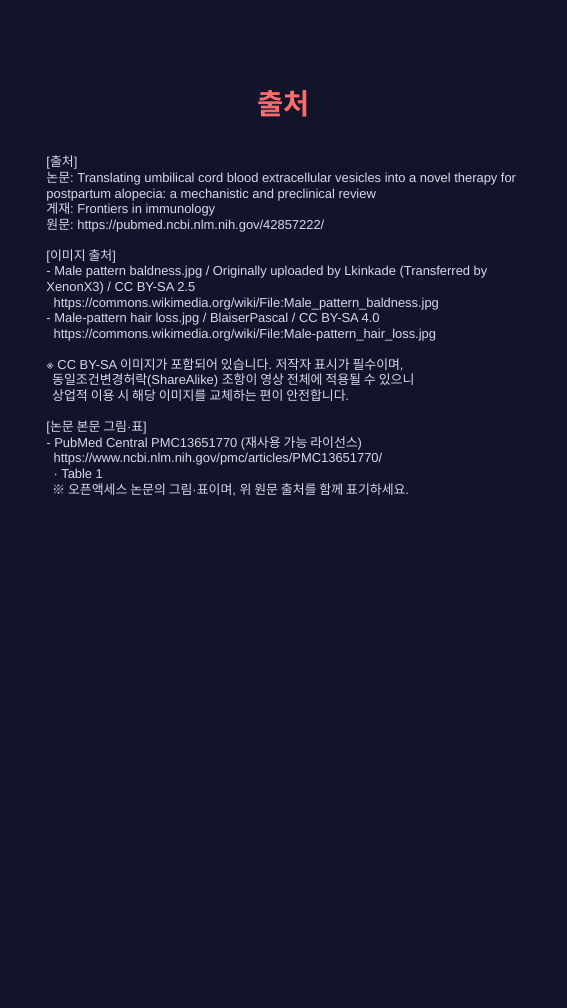
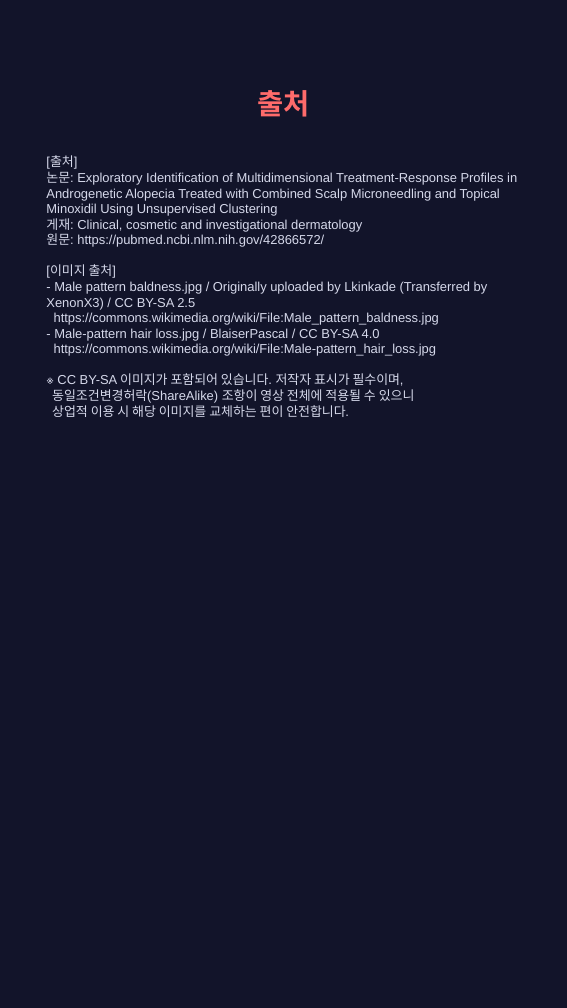
Before and after one commit to hyokang2010-BJ-ANTH/product-builder-test, a slide deck: slide 10 of pwa/data/latest/slides.pptx (slide 12 before the commit). Drawn at 567x1008 pixels with LibreOffice and Linux fonts; fonts in the diff are those of the drawing. Boxes give left, top, right and bottom in pixels: in the first picture for what was removed or moved away, otherwise in the second. Text is boxed around its words. In the diff, an @@ line names an element or a change of style, - is before the commit and + after.

```diff
--- a/pwa/data/latest/slides.pptx
+++ b/pwa/data/latest/slides.pptx
@@ text at [46,156,517,417]: text changed @@
-[출처]
-논문: Translating umbilical cord blood extracellular vesicles into a novel therapy for postpartum alopecia: a mechanistic and preclinical review
-게재: Frontiers in immunology
-원문: https://pubmed.ncbi.nlm.nih.gov/42857222/
-[이미지 출처]
-- Male pattern baldness.jpg / Originally uploaded by Lkinkade (Transferred by XenonX3) / CC BY-SA 2.5
-https://commons.wikimedia.org/wiki/File:Male_pattern_baldness.jpg
-- Male-pattern hair loss.jpg / BlaiserPascal / CC BY-SA 4.0
-https://commons.wikimedia.org/wiki/File:Male-pattern_hair_loss.jpg
-※ CC BY-SA 이미지가 포함되어 있습니다. 저작자 표시가 필수이며,
-동일조건변경허락(ShareAlike) 조항이 영상 전체에 적용될 수 있으니
-상업적 이용 시 해당 이미지를 교체하는 편이 안전합니다.
-[논문 본문 그림·표]
-- PubMed Central PMC13651770 (재사용 가능 라이선스)
-https://www.ncbi.nlm.nih.gov/pmc/articles/PMC13651770/
-· Table 1
-※ 오픈액세스 논문의 그림·표이며, 위 원문 출처를 함께 표기하세요.
+[출처]
+논문: Exploratory Identification of Multidimensional Treatment-Response Profiles in Androgenetic Alopecia Treated with Combined Scalp Microneedling and Topical Minoxidil Using Unsupervised Clustering
+게재: Clinical, cosmetic and investigational dermatology
+원문: https://pubmed.ncbi.nlm.nih.gov/42866572/
+[이미지 출처]
+- Male pattern baldness.jpg / Originally uploaded by Lkinkade (Transferred by XenonX3) / CC BY-SA 2.5
+https://commons.wikimedia.org/wiki/File:Male_pattern_baldness.jpg
+- Male-pattern hair loss.jpg / BlaiserPascal / CC BY-SA 4.0
+https://commons.wikimedia.org/wiki/File:Male-pattern_hair_loss.jpg
+※ CC BY-SA 이미지가 포함되어 있습니다. 저작자 표시가 필수이며,
+동일조건변경허락(ShareAlike) 조항이 영상 전체에 적용될 수 있으니
+상업적 이용 시 해당 이미지를 교체하는 편이 안전합니다.
```
Also in this commit, not shown: 2 other slides changed, 5 slides added, 7 slides removed, 27 other files.
